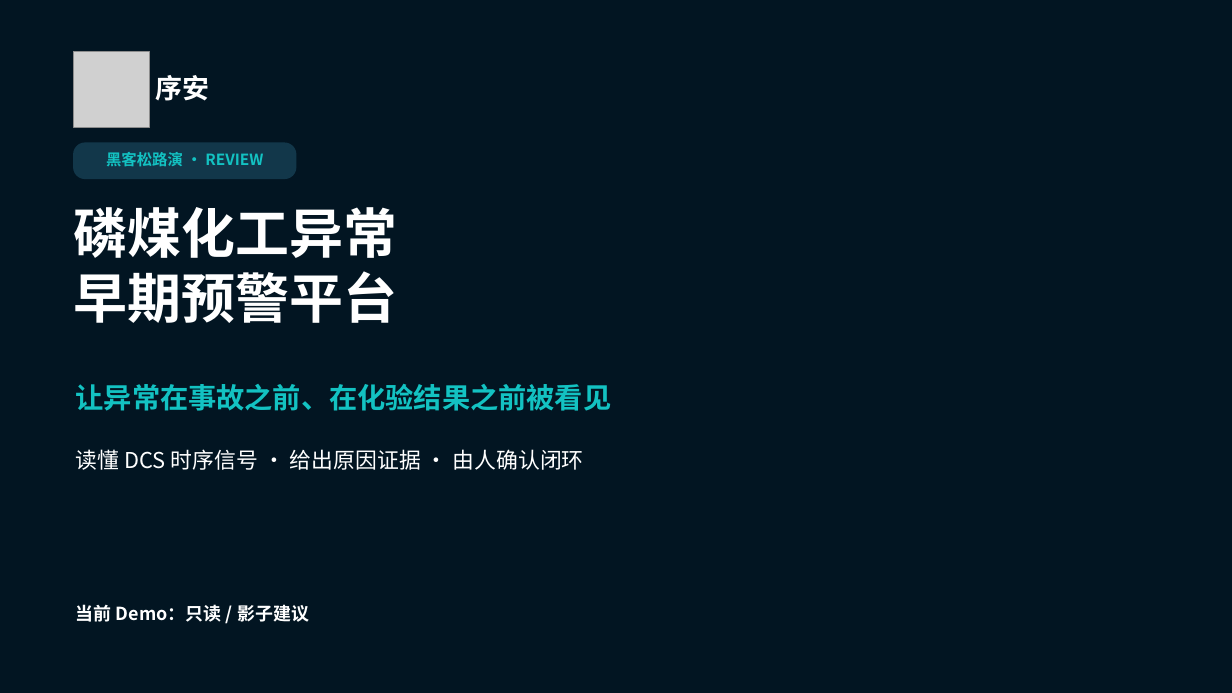
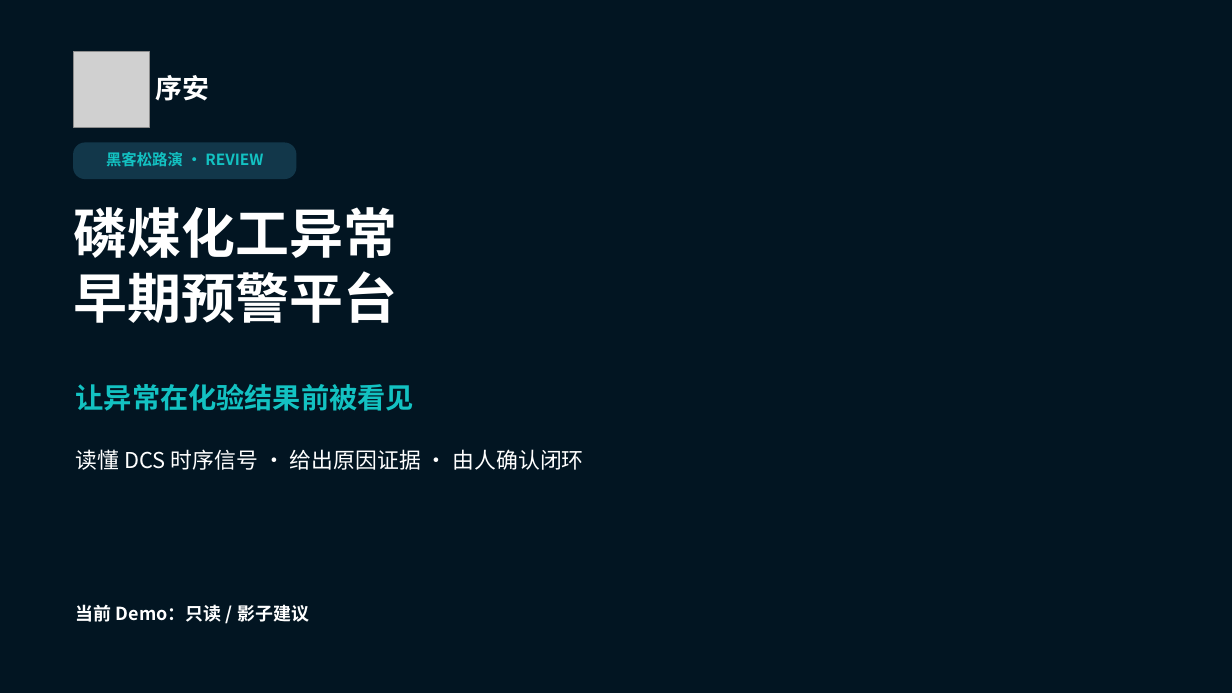
Before and after one commit to Xaiver03/process-copilot, a slide deck: slide 1 of 04_交付成品/序安_磷煤化工异常早期预警平台_黑客松路演_v14_ZH_REVIEW.pptx. Drawn at 1232x693 pixels with LibreOffice and Linux fonts; fonts in the diff are those of the drawing; grey boxes stand for pictures; background and template pictures are left out. Boxes give left, top, right and bottom in pixels: in the first picture for what was removed or moved away, otherwise in the second. Text is boxed around its words. In the diff, an @@ line names an element or a change of style, - is before the commit and + after.

```diff
--- a/04_交付成品/序安_磷煤化工异常早期预警平台_黑客松路演_v14_ZH_REVIEW.pptx
+++ b/04_交付成品/序安_磷煤化工异常早期预警平台_黑客松路演_v14_ZH_REVIEW.pptx
@@ text at bbox=[76, 384, 414, 411]: text changed @@
-让异常在事故之前、在化验结果之前被看见
+让异常在化验结果前被看见
```
Also in this commit, not shown: 4 other slides changed, 3 slides added, 1 slide removed, 22 other files.
